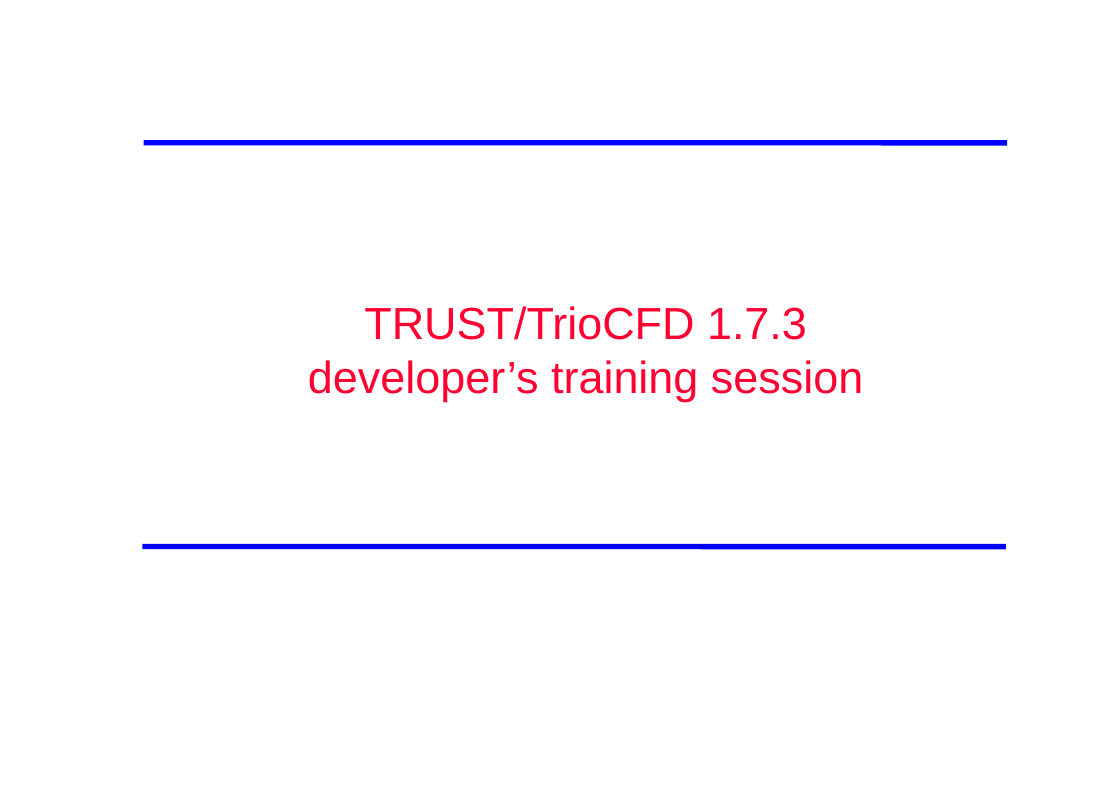
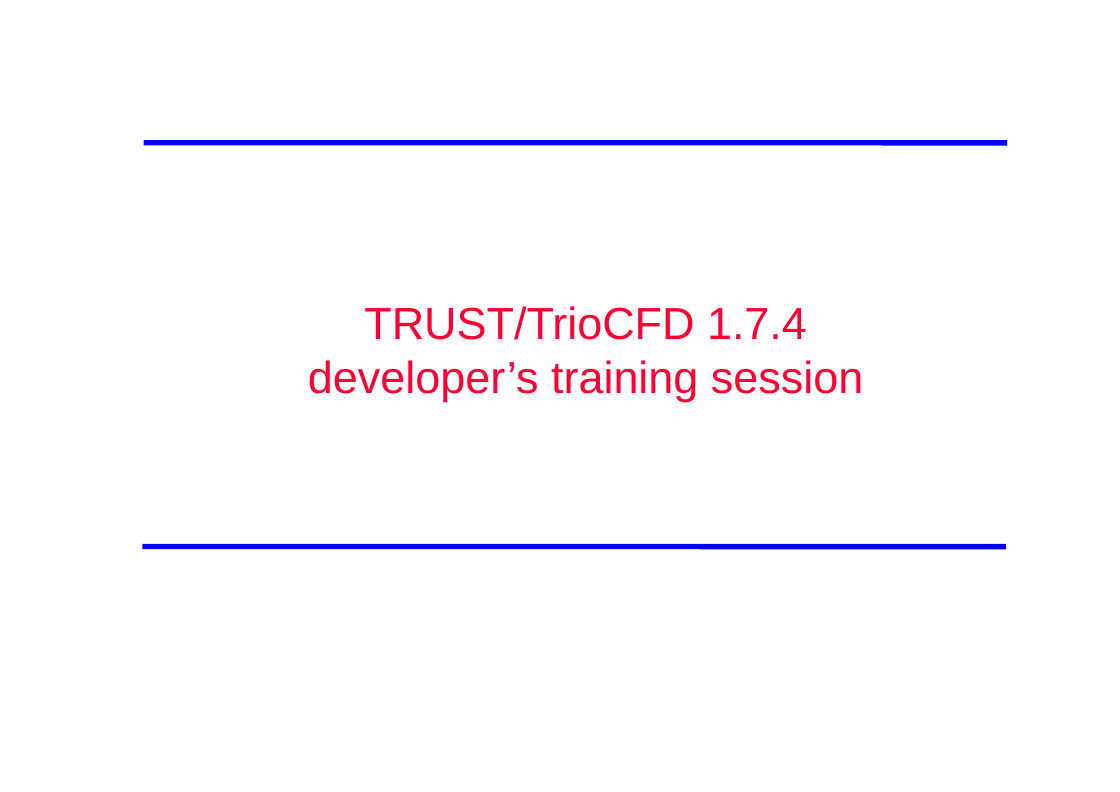
Before and after one commit to cea-trust-platform/trust-code, a slide deck: slide 1 of doc/TRUST/Developer_TRUST_presentation.odp. Drawn at 1120x792 pixels with LibreOffice and Linux fonts; fonts in the diff are those of the drawing; background and template pictures are left out. Boxes give left, top, right and bottom in pixels: in the first picture for what was removed or moved away, otherwise in the second. Text is boxed around its words. In the diff, an @@ line names an element or a change of style, - is before the commit and + after.

```diff
--- a/doc/TRUST/Developer_TRUST_presentation.odp
+++ b/doc/TRUST/Developer_TRUST_presentation.odp
@@ title at [308,306,863,402]: text changed @@
-TRUST/TrioCFD 1.7.3
-developer’s training session
+TRUST/TrioCFD 1.7.4
+developer’s training session
```
Also in this commit, not shown: 16 other slides changed, 7 other files.
